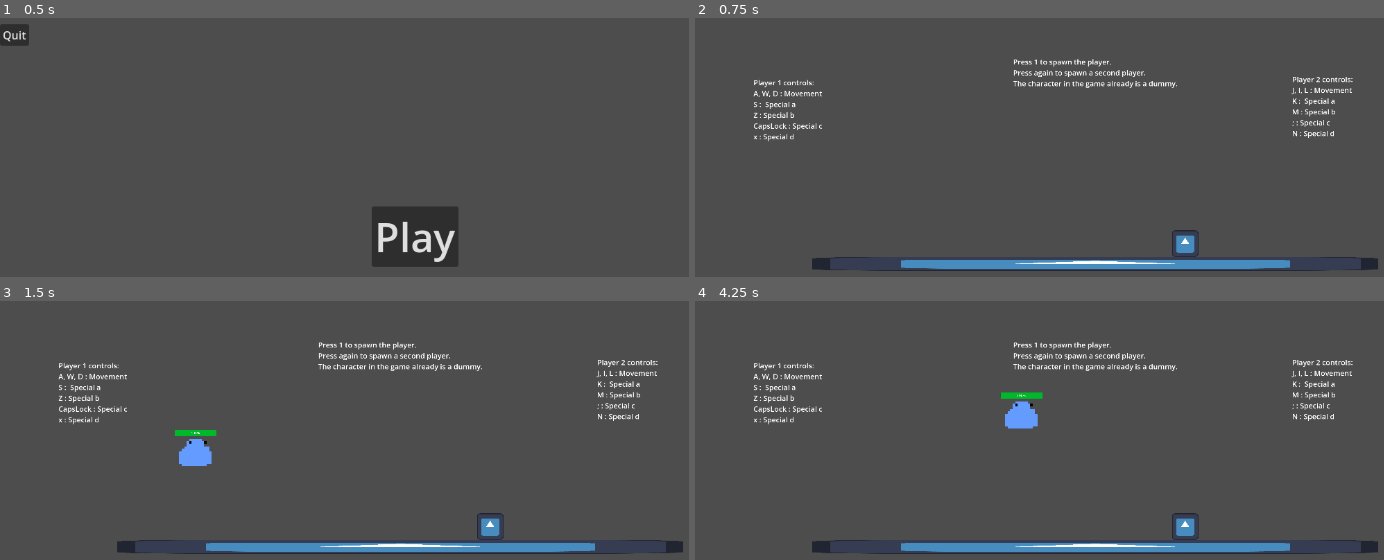
Above: before the commit, frames 1-4 (two rows, left to right).
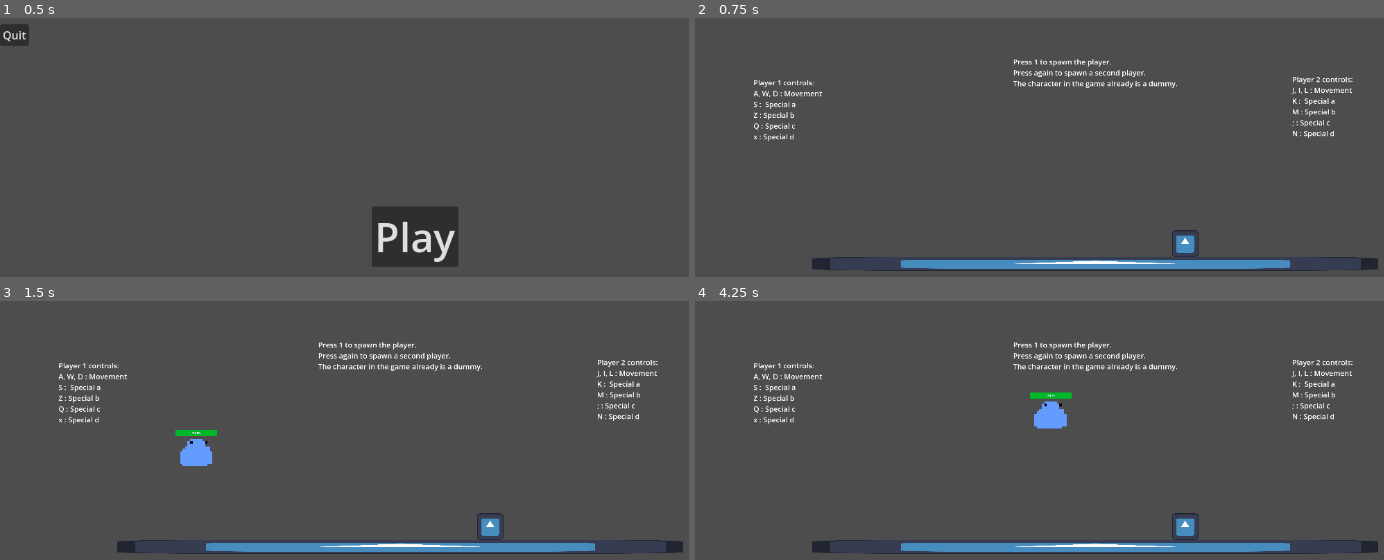
Above: after the commit, the same moments.

Repository: SnapTurtleTom/SMASH
Game: Godot game, scene res://menu.tscn
Same seed, same stepped clock (60 frames per second), same inputs: the game is played once before the commit and once after it. The engine's default icon, where the game draws it, is replaced by a stand-in: a white triangle on a blue panel in a dark square.
Inputs:
- Up to frame 1 (0.5 s): no input
- Up to frame 2 (0.75 s): click "Play" at 0.5 s
- Up to frame 3 (1.5 s): tap Enter at 1.25 s; hold D (right1) from 1.28 s (still down); tap 1 (Spawn) at 1.35 s
- Up to frame 4 (4.25 s): tap W (jump1) at 1.52, 2.27, 3.77 s; tap J (left2) at 2.1 s; release D (right1) at 2.78 s; hold A (left1) 2.78-3.53 s; tap L (right2) at 2.85 s; hold D (right1) from 3.53 s (still down); tap S (speciala1) at 3.6 s

Frame 1 is identical in both runs. In frame 2, 0.1% of the frame differs, in the area x 8-19%, y 40-44%; in frame 3, 0.2%; in frame 4, 1.2%, in the area x 8-55%, y 35-50%.

Commit message:
speed increase

Diff:
--- a/project.godot
+++ b/project.godot
@@ -52,7 +52,7 @@
 }
 specialc1={
 "deadzone": 0.2,
-"events": [Object(InputEventKey,"resource_local_to_scene":fa …(140 unchanged characters)… d":false,"keycode":0,"physical_keycode":4194329,"key_label":0,"unicode":0,"location":0,"echo":false,"script":null)
+"events": [Object(InputEventKey,"resource_local_to_scene":fa …(140 unchanged characters)… d":false,"keycode":0,"physical_keycode":81,"key_label":0,"unicode":113,"location":0,"echo":false,"script":null)
 ]
 }
 speciald1={
--- a/scenes/node_2d.tscn
+++ b/scenes/node_2d.tscn
@@ -62,7 +62,7 @@
 A, W, D : Movement
 S :  Special a
 Z : Special b
-CapsLock : Special c
+Q : Special c
 x : Special d"
 
 [node name="Label3" type="Label" parent="."]
--- a/scripts/swordsman.gd
+++ b/scripts/swordsman.gd
@@ -2,8 +2,8 @@
 
 var projectile = preload("res://scenes/grappling_hook.tscn")
 @export var gravity = 6000.0
-@export var speed = 500.0
-@export var acceleration = 2000.0
+@export var speed = 600.0
+@export var acceleration = 2500.0
 @export var jump_force = -2500.0
 @export var health = 100.0
 var facing_direction := Vector2.RIGHT
--- a/scripts/swordsman_attackset.gd
+++ b/scripts/swordsman_attackset.gd
@@ -23,7 +23,7 @@
 func sword_attack():
 	current_damage = sword_damage
 	current_knockback = 12.5
-	owner_node.speed = 750.0
+	owner_node.speed += 250.0
 	dir = owner_node.facing_direction
 	scale.x = owner_node.facing_direction.x
 	$sword.visible = true
